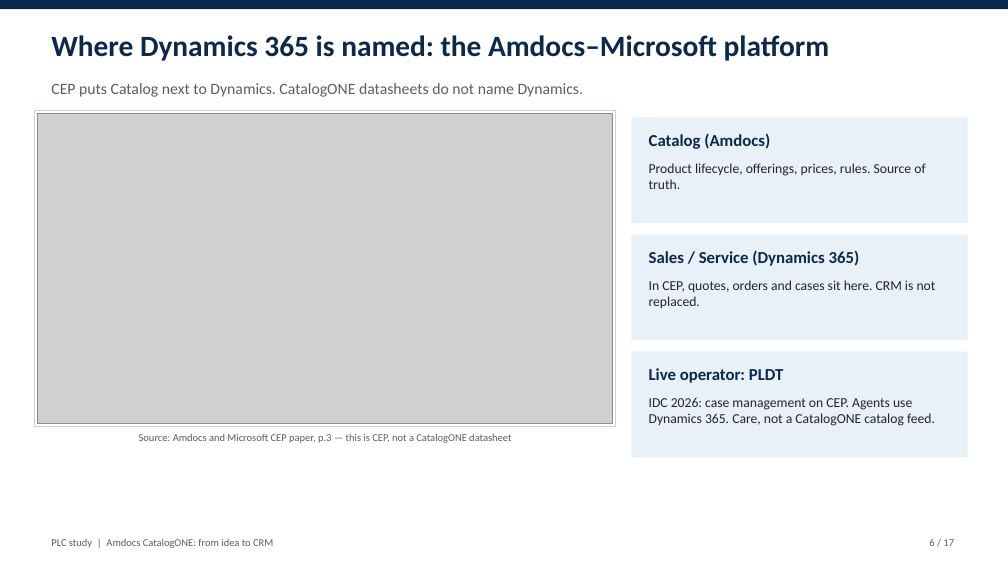
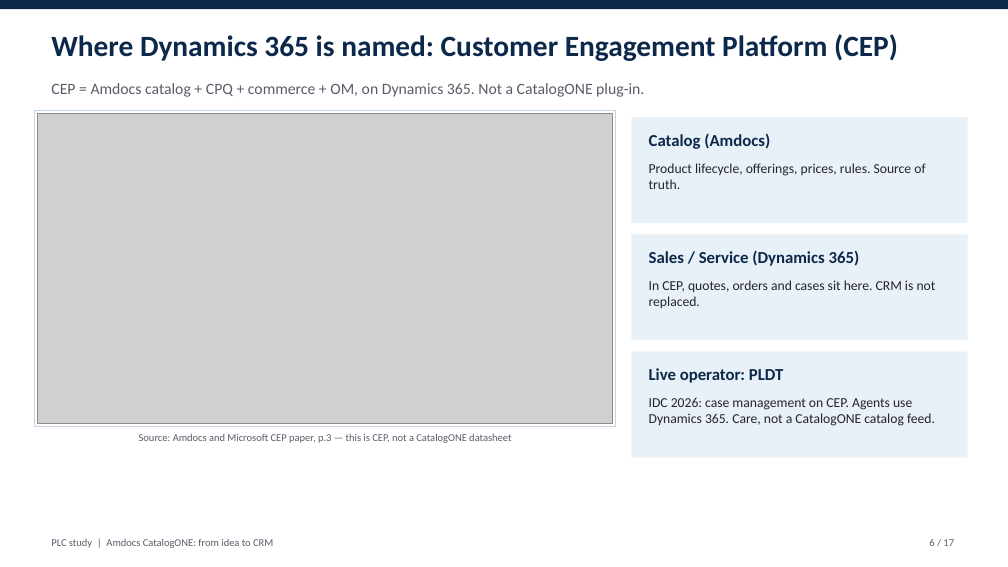
Before and after one commit to abdoe31/learnksa, a slide deck: slide 6 of plc_study/PLC_CatalogONE_Presentation.pptx. Drawn at 1008x567 pixels with LibreOffice and Linux fonts; fonts in the diff are those of the drawing; grey boxes stand for pictures. Boxes give left, top, right and bottom in pixels: in the first picture for what was removed or moved away, otherwise in the second. Text is boxed around its words. In the diff, an @@ line names an element or a change of style, - is before the commit and + after.

```diff
--- a/plc_study/PLC_CatalogONE_Presentation.pptx
+++ b/plc_study/PLC_CatalogONE_Presentation.pptx
@@ text at (51, 34, 898, 61): text changed @@
-Where Dynamics 365 is named: the Amdocs–Microsoft platform
+Where Dynamics 365 is named: Customer Engagement Platform (CEP)
@@ text at (51, 83, 644, 97): text changed @@
-CEP puts Catalog next to Dynamics. CatalogONE datasheets do not name Dynamics.
+CEP = Amdocs catalog + CPQ + commerce + OM, on Dynamics 365. Not a CatalogONE plug-in.
```
Also in this commit, not shown: 5 other slides changed, 3 other files.
